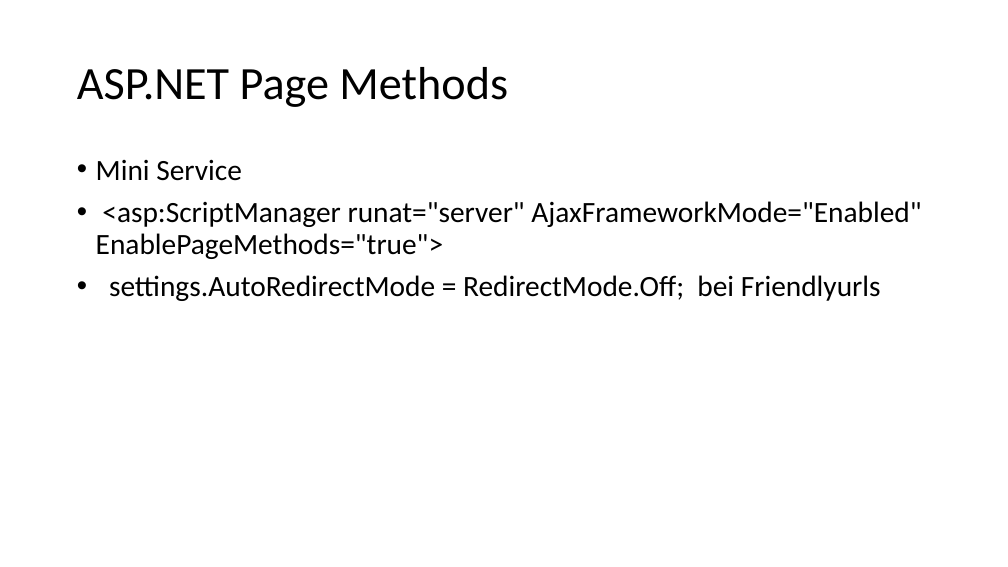
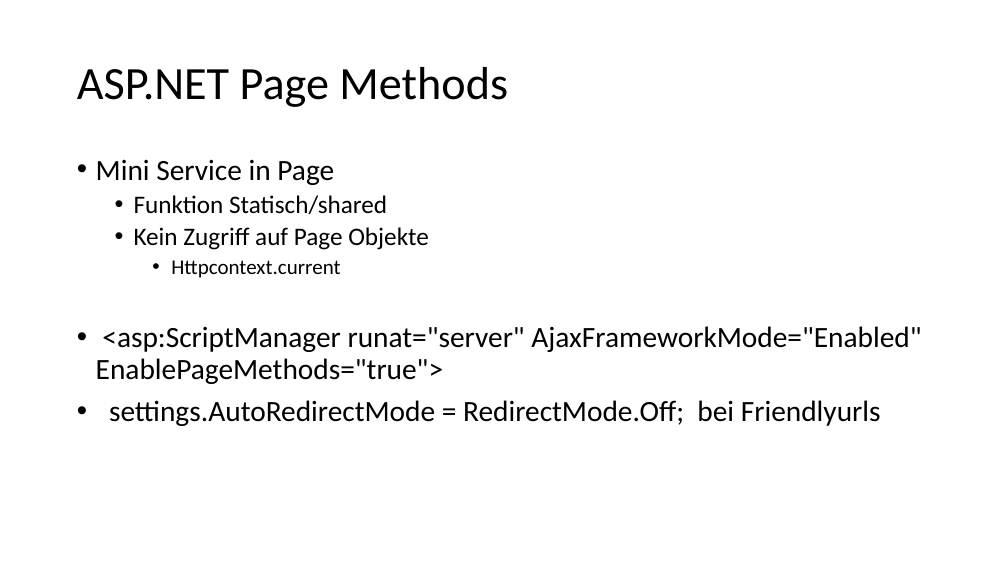
Before and after one commit to ppedvAG/WebformsKurs, a slide deck: slide 5 of 15Services.pptx (slide 4 before the commit). Drawn at 1008x567 pixels with LibreOffice and Linux fonts; fonts in the diff are those of the drawing. Boxes give left, top, right and bottom in pixels: in the first picture for what was removed or moved away, otherwise in the second. Text is boxed around its words. In the diff, an @@ line names an element or a change of style, - is before the commit and + after.

```diff
--- a/15Services.pptx
+++ b/15Services.pptx
@@ text at [96, 159, 428, 278]: text changed; size 28 to 24 pt @@
-• Mini Service
+• Mini Service in Page
+  • Funktion Statisch/shared
+  • Kein Zugriff auf Page Objekte
+    • Httpcontext.current
```
Also in this commit, not shown: 5 other slides changed, 1 slide added, 1 slide removed, 13 other files.
